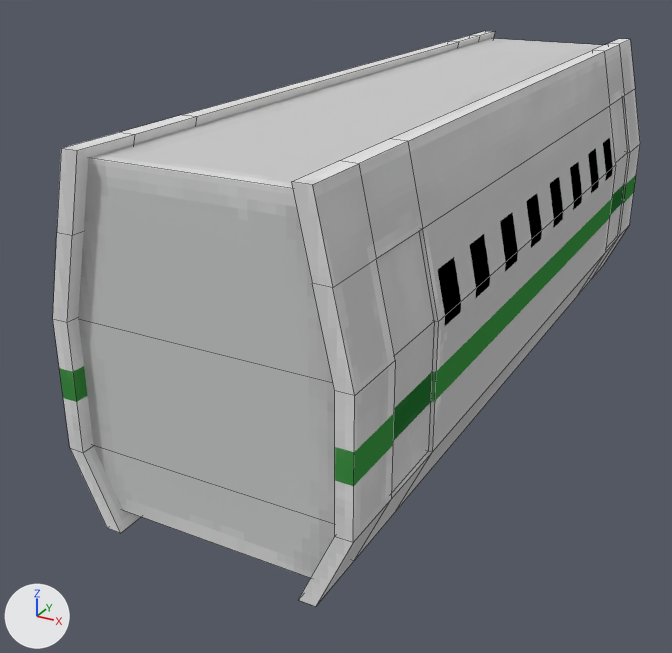
A saved change to the Blender file moretrains_japan/blend/moretrains_engine_japan.blend.
The view is the same before and after, from a 50 mm lens placed at (26.2, -61.7, 29.6), pointed at (-4.6, -5.7, 1.6). Arrows for +X, +Y and +Z are at lower left; the lights stay in place. Mesh edges are drawn as thin lines.

Before the edit, the objects in view are built like this:
```python
me_cube_007 = bpy.data.meshes.new('Cube.007')
me_cube_007.from_pydata(...)  # 144 vertices, 148 faces; spans x -9.1..9.1, y -29.0..29.0, z -2.6..19.4
me_cube_007.materials.append(mat_wagon_japan)  # picture img_moretrains_wagon_japan_out__png
me_cube_009 = bpy.data.meshes.new('Cube.009')
me_cube_009.from_pydata(...)  # 32 vertices, 16 faces; spans x -8.6..8.6, y -28.1..28.1, z -1.7..18.9
me_cube_009.materials.append(mat_wagon_japan)  # picture img_moretrains_wagon_japan_out__png
me_cube_018 = bpy.data.meshes.new('Cube.018')
me_cube_018.from_pydata(...)  # 48 vertices, 40 faces; spans x -8.9..8.9, y -24.8..24.8, z 2.1..15.0
me_cube_018.materials.append(mat_wagon_japan)  # picture img_moretrains_wagon_japan_out__png
ob_jw_doors = bpy.data.objects.new('jw_doors', me_cube_018)
ob_jw_doors.parent = ob_japanese_wagon
ob_jw_doors.location = (0.0, 0.0, 0.0)
ob_jw_hull_01 = bpy.data.objects.new('jw_hull_01', me_cube_009)
ob_jw_hull_01.parent = ob_japanese_wagon
ob_jw_hull_01.location = (0.0, 0.0, 0.0)
ob_jw_hull_04 = bpy.data.objects.new('jw_hull_04', me_cube_007)
ob_jw_hull_04.parent = ob_japanese_wagon
ob_jw_hull_04.location = (0.0, 0.0, 0.0)
```
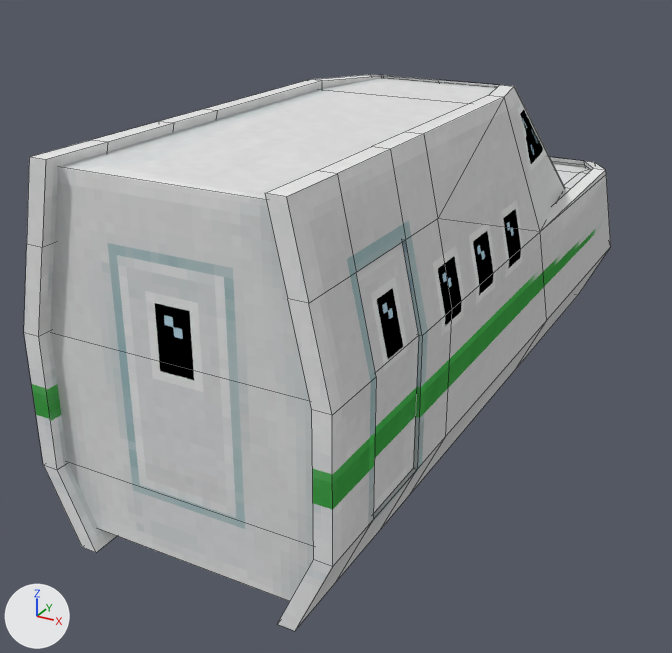
Changed parts and their boxes [x1, y1, x2, y2] in the pictures (672 x 653 px):
'jw_hull_04', reshaped: before [53, 31, 640, 606]; after [24, 74, 611, 631]
'jw_hull_01', deleted: before [78, 38, 604, 578]
'je_hull_01', added: after [50, 78, 496, 601]
'jw_doors', deleted: before [376, 98, 628, 493]
'jw_doors.001', added: after [356, 243, 419, 514]
'je_hull_02', added: after [554, 164, 590, 200]

What changed in the scene script:
```text
Add img_moretrains_engine_japan_png:
    img_moretrains_engine_japan_png = load_image('moretrains_engine_japan.png', '../textures/moretrains_engine_japan.png', 256, 256, 'sRGB')
Add mat_engine_japan:
    mat_engine_japan = principled_material('engine_japan')
    mat_engine_japan.texture = img_moretrains_engine_japan_png
    mat_engine_japan.roughness = 1.0
    mat_engine_japan.specular_ior_level = 0.0
Add me_cube_000_1:
    me_cube_000_1.from_pydata(...)  # 180 vertices, 184 faces; spans x -9.1..9.1, y -31.0..30.8, z -2.7..19.4
    me_cube_000_1.materials.append(mat_engine_japan)  # picture img_moretrains_engine_japan_png
Add me_cube_012:
    me_cube_012.from_pydata(...)  # 24 vertices, 20 faces; spans x -8.9..8.9, y -26.8..-21.5, z 2.1..15.0
    me_cube_012.materials.append(mat_engine_japan)  # picture img_moretrains_engine_japan_png
Add me_cube_003:
    me_cube_003.from_pydata(...)  # 24 vertices, 11 faces; spans x -8.6..8.6, y -30.2..1.8, z -1.7..18.9
    me_cube_003.materials.append(mat_engine_japan)  # picture img_moretrains_engine_japan_png
Add me_cube_001:
    me_cube_001.from_pydata(...)  # 32 vertices, 19 faces; spans x -8.6..8.6, y -29.9..29.0, z -1.7..10.0
    me_cube_001.materials.append(mat_engine_japan)  # picture img_moretrains_engine_japan_png
Change ob_jw_hull_04:
    ob_jw_hull_04: bpy.data.objects.new('jw_hull_04', me_cube_007) -> bpy.data.objects.new('jw_hull_04', me_cube_000_1)
Remove ob_jw_hull_01:
    ob_jw_hull_01 = bpy.data.objects.new('jw_hull_01', me_cube_009)
    ob_jw_hull_01.parent = ob_japanese_wagon
    ob_jw_hull_01.location = (0.0, 0.0, 0.0)
Remove ob_jw_doors:
    ob_jw_doors = bpy.data.objects.new('jw_doors', me_cube_018)
    ob_jw_doors.parent = ob_japanese_wagon
    ob_jw_doors.location = (0.0, 0.0, 0.0)
Add ob_jw_doors_001:
    ob_jw_doors_001 = bpy.data.objects.new('jw_doors.001', me_cube_012)
    ob_jw_doors_001.parent = ob_japanese_wagon
    ob_jw_doors_001.location = (0.0, 0.0, 0.0)
Add ob_je_hull_01:
    ob_je_hull_01 = bpy.data.objects.new('je_hull_01', me_cube_003)
    ob_je_hull_01.parent = ob_japanese_wagon
    ob_je_hull_01.location = (0.0, 0.0, 0.0)
Add ob_je_hull_02:
    ob_je_hull_02 = bpy.data.objects.new('je_hull_02', me_cube_001)
    ob_je_hull_02.parent = ob_japanese_wagon
    ob_je_hull_02.location = (0.0, 0.0, 0.0)
```
